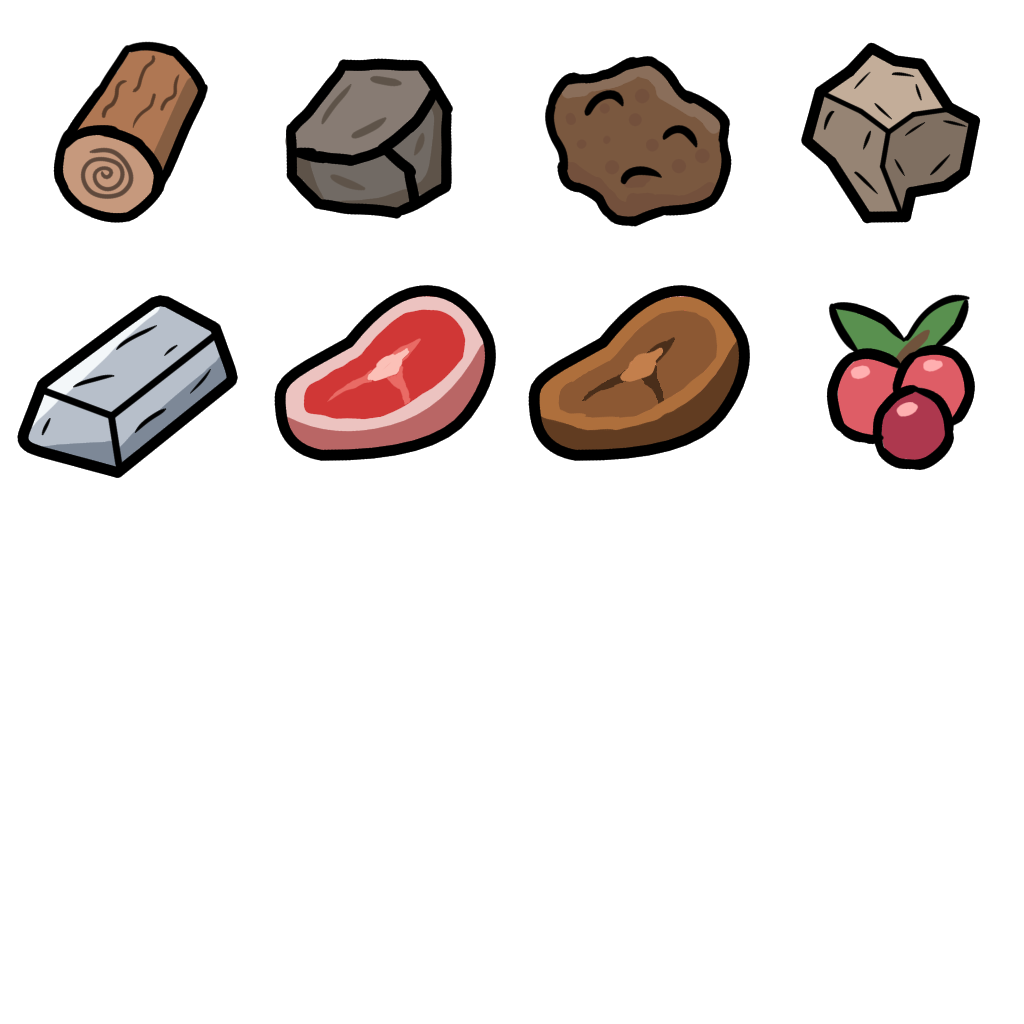
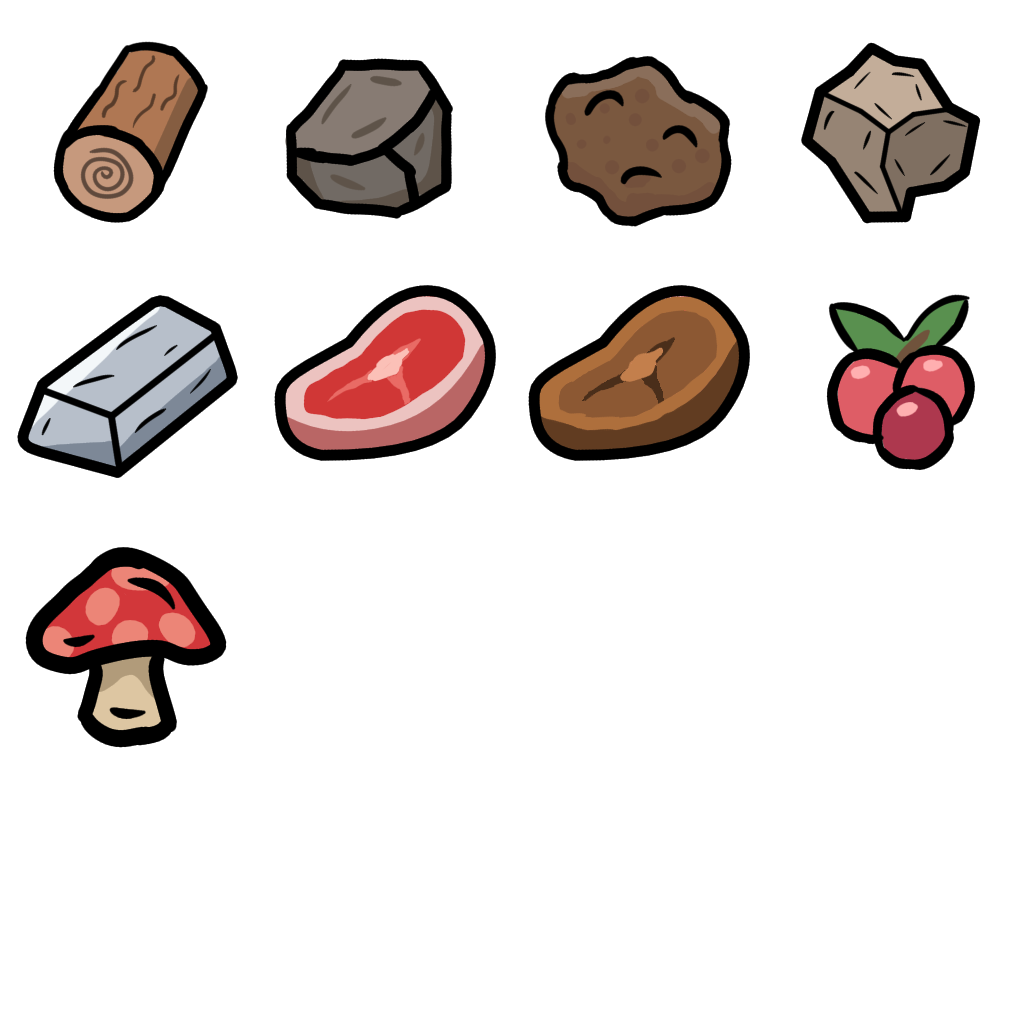
Layered file, before and after one edit (1024 x 1024). Changes by layer:
added group "Mushroom" with 3 layers above "Berry" over [25, 547, 227, 748]
added layer "Outline" (1st of 9, in "Mushroom") in group "Mushroom" over [25, 547, 227, 748]
added layer "Shading" (1st of 8, in "Mushroom") in group "Mushroom" over [25, 547, 227, 704]
added layer "Color" (1st of 9, in "Mushroom") in group "Mushroom" over [25, 547, 227, 748]
